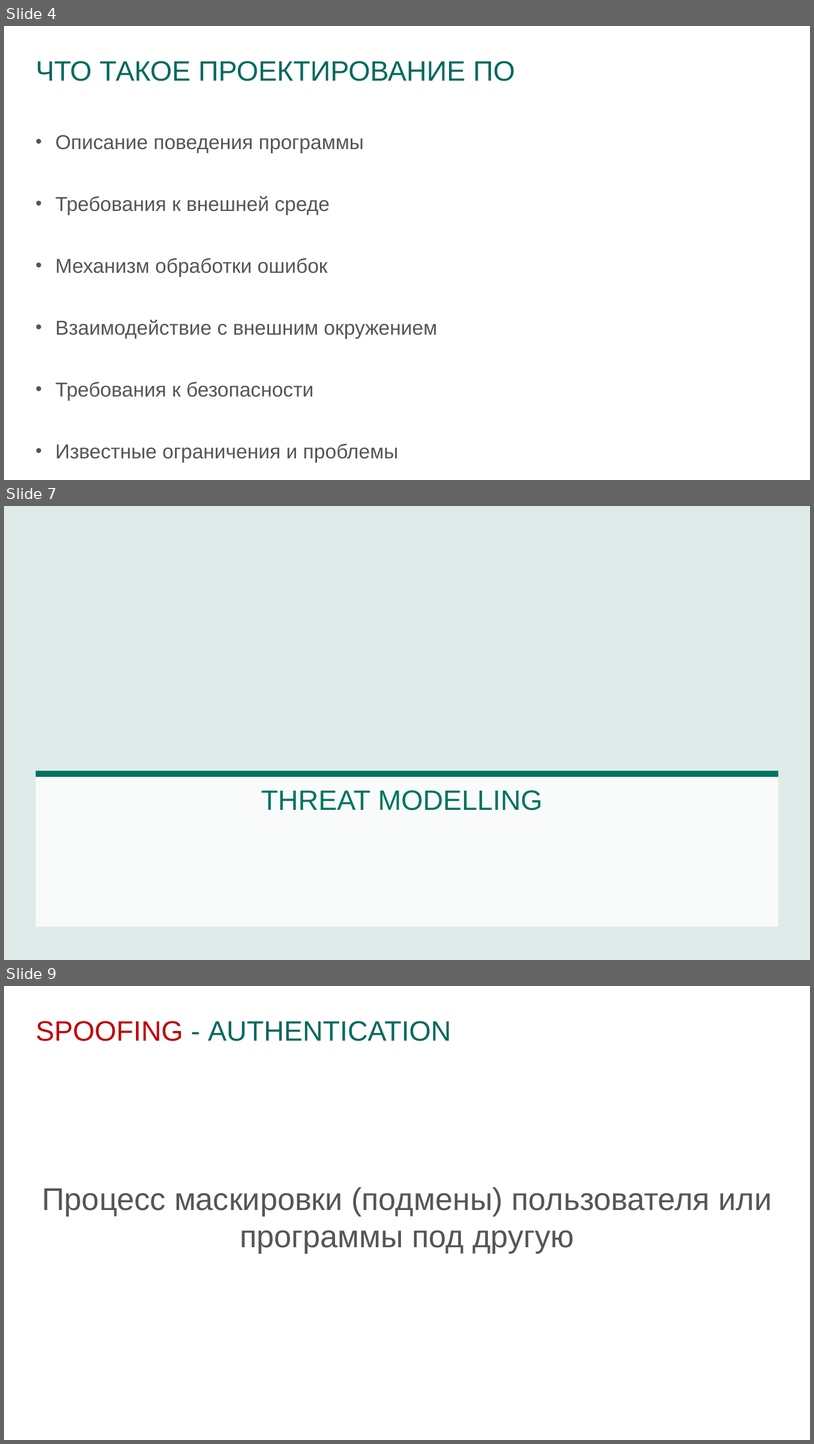
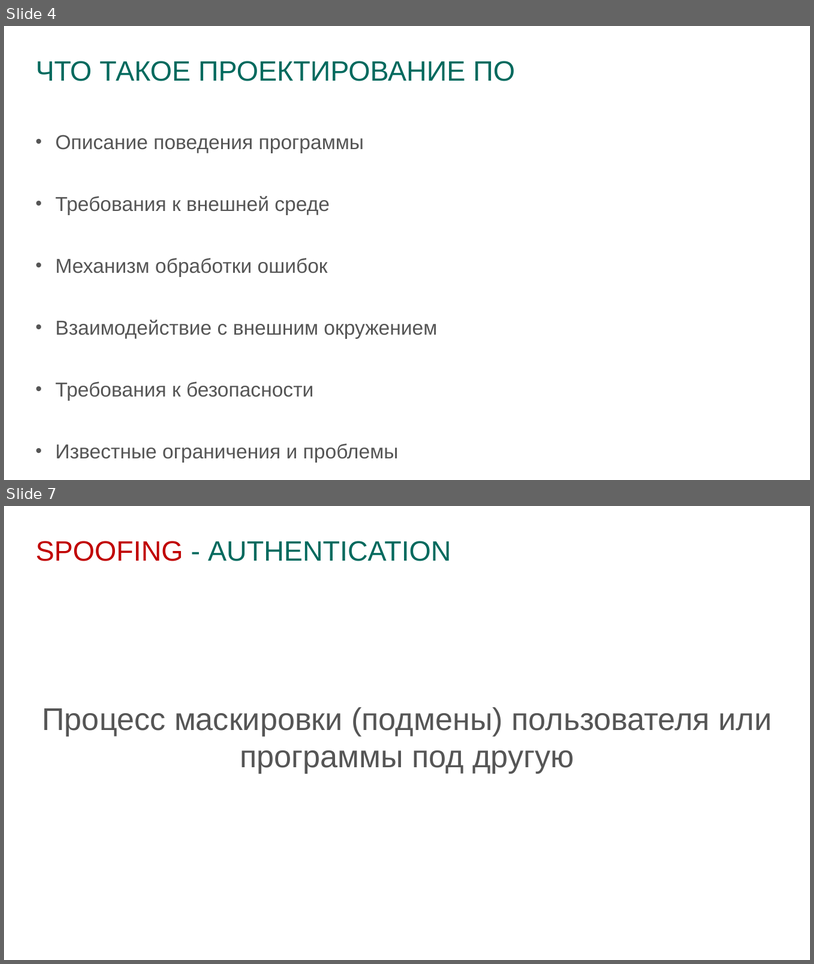
Before and after one commit to prograholic/prograholic.github.io, a slide deck: nsu_31_01_2017/31.01.2017_kutumov.pptx. Shown one above the other, each under a label of ours: slides 4, 7 and 9 before the commit, slides 4 and 7 after it; the slides between them are not shown. The pictures are 814x1444 and 814x964 pixels, drawn with LibreOffice and Linux fonts; fonts in the diff are those of the drawing; background and template pictures are left out. Boxes give left, top, right and bottom in pixels: in the first picture for what was removed or moved away, otherwise in the second. Text is boxed around its words. In the diff, an @@ line names an element or a change of style, - is before the commit and + after.

```diff
--- a/nsu_31_01_2017/31.01.2017_kutumov.pptx
+++ b/nsu_31_01_2017/31.01.2017_kutumov.pptx
@@ slide 7 removed at [4, 506, 810, 960], background #DEEBE9 @@
@@ rectangle removed at [35, 771, 779, 776] @@
@@ rectangle removed at [35, 777, 779, 927] @@
@@ text removed at [261, 790, 543, 810] @@
-THREAT MODELLING
@@ what was slide 9 is now slide 7 @@
```
Also in this commit, not shown: 2 slides changed, 1 other slide removed.
